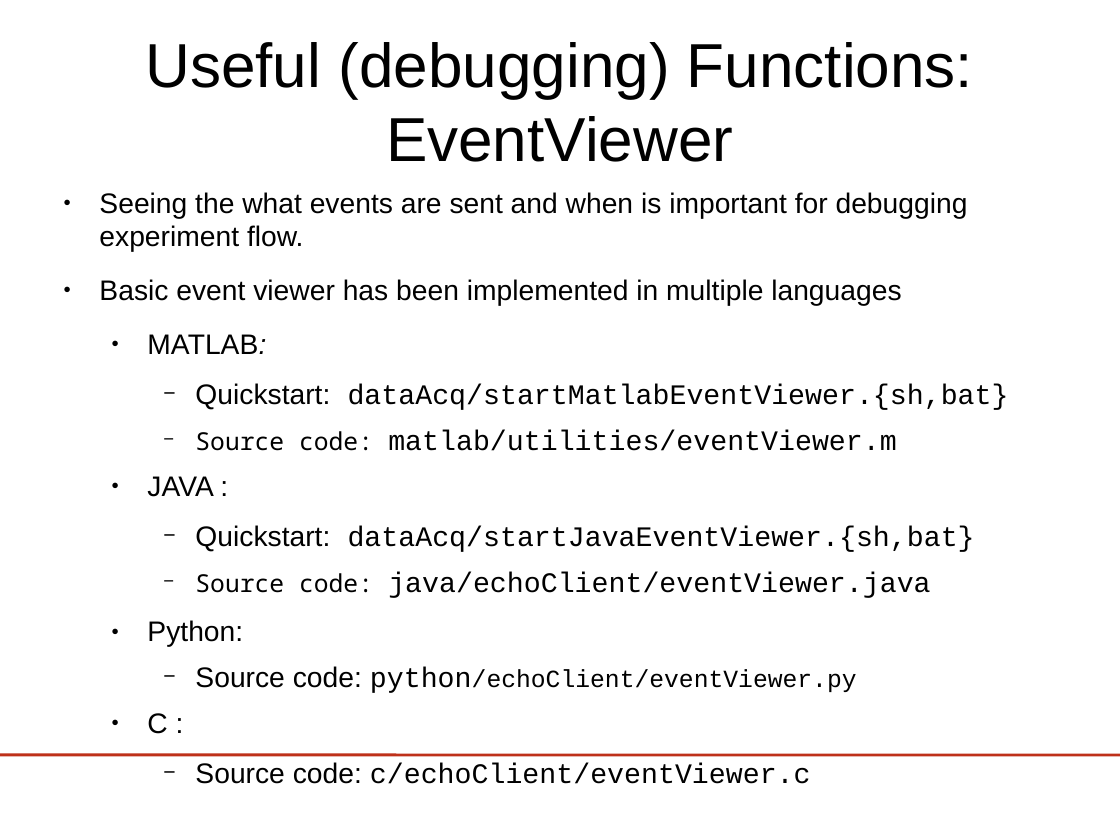
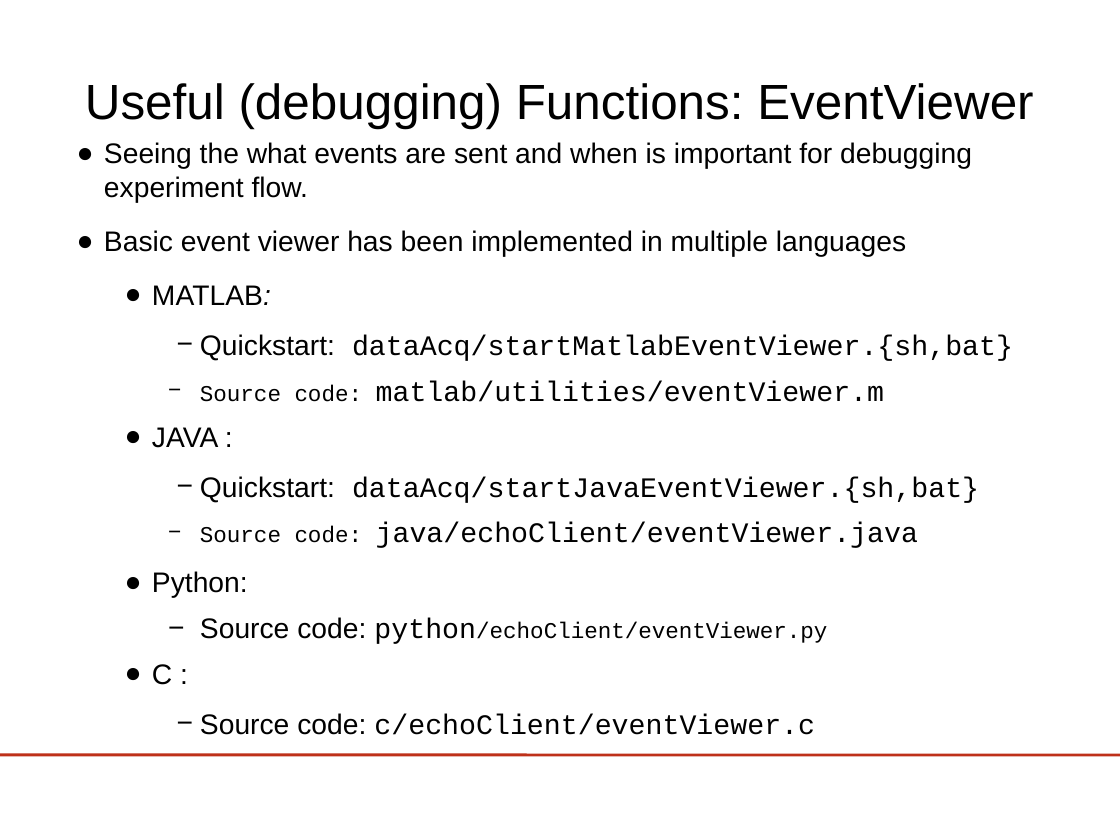
Before and after one commit to jadref/buffer_bci, a slide deck: slide 26 of tutorial/lect3-helloworld/HelloWorld_ERPViewer.odp. Drawn at 1120x840 pixels with LibreOffice and Linux fonts; fonts in the diff are those of the drawing; background and template pictures are left out. Boxes give left, top, right and bottom in pixels: in the first picture for what was removed or moved away, otherwise in the second. Text is boxed around its words. In the diff, an @@ line names an element or a change of style, - is before the commit and + after.

Commit message:
updated with better python instructions + erp-injection instructions

```diff
--- a/tutorial/lect3-helloworld/HelloWorld_ERPViewer.odp
+++ b/tutorial/lect3-helloworld/HelloWorld_ERPViewer.odp
@@ text "Useful (debugging) Functions: EventViewer" at (85,83,1033,129): size 44 to 35 pt @@
@@ text "Seeing the what events are ...": place and size @@
-text "Seeing the what events are ..." at (99,192,1009,734)
+text "Seeing the what events are ..." at (104,142,1013,685)
@@ text "Seeing the what events are ..." at (104,142,1013,685): size 17.5 to 16 pt in "Source code:", "Source code:", "python/echoClient/eventViewer.py"; font Noto Sans Mono to Courier New in "Source code:", "Source code:"; indent changed; less space between paragraphs; more space between paragraphs @@
```
Also in this commit, not shown: 40 other slides changed, 4 slides added, 6 other files.
